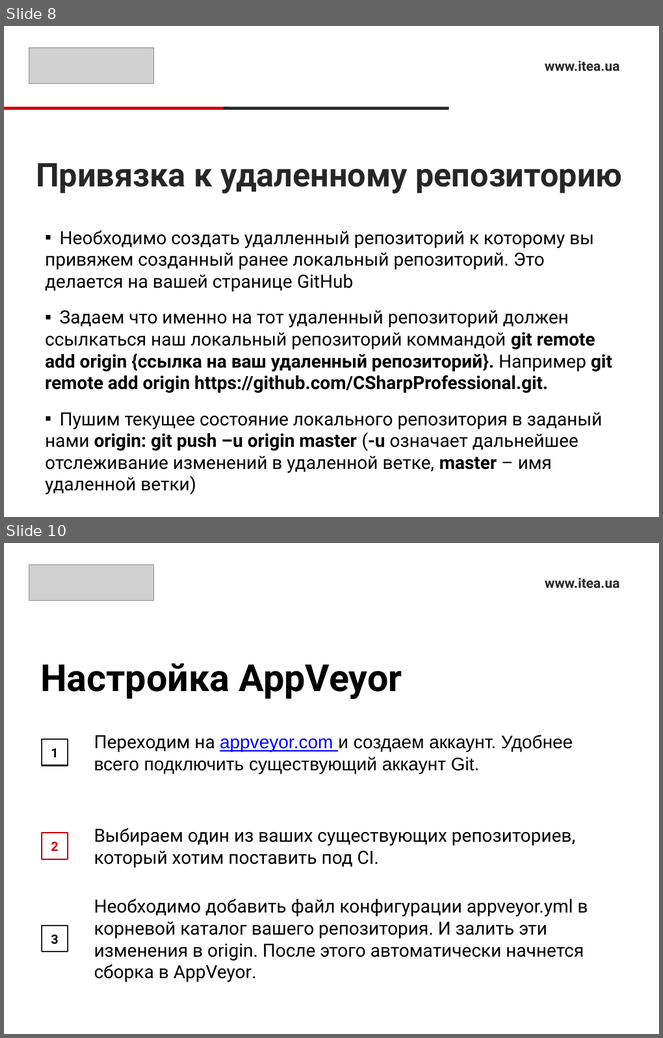
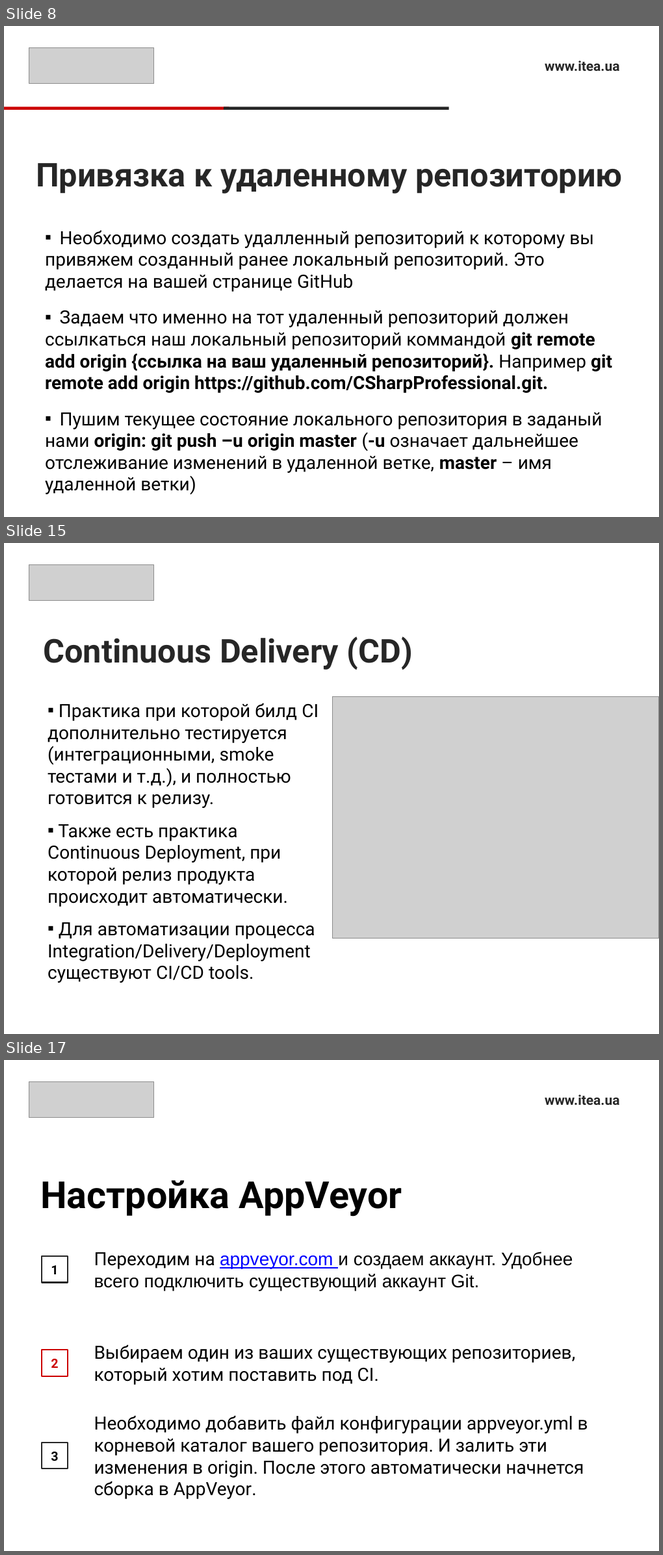
Before and after one commit to sonnov/NetCore, a slide deck: 2.VersionControl/VersionControl.pptx. Shown one above the other, each under a label of ours: slides 8 and 10 before the commit, slides 8, 15 and 17 after it; the slides between them are not shown. The pictures are 663x1038 and 663x1555 pixels, drawn with LibreOffice and Linux fonts; fonts in the diff are those of the drawing; grey boxes stand for pictures. Boxes give left, top, right and bottom in pixels: in the first picture for what was removed or moved away, otherwise in the second. Text is boxed around its words. In the diff, an @@ line names an element or a change of style, - is before the commit and + after.

```diff
--- a/2.VersionControl/VersionControl.pptx
+++ b/2.VersionControl/VersionControl.pptx
@@ slide 15 added at (4,543,659,1034), background #FFFFFF @@
@@ picture added at (29,564,154,601) @@
@@ title added at (43,637,413,670), 36 pt, text #262626, bold @@
+Continuous Delivery (CD)
@@ picture added at (333,697,659,939) @@
@@ text added at (48,703,319,983), 20 pt, text #000000 @@
+▪ Практика при которой билд CI дополнительно тестируется (интеграционными, smoke тестами и т.д.), и полностью готовится к релизу.
+▪ Также есть практика Continuous Deployment, при которой релиз продукта происходит автоматически.
+▪ Для автоматизации процесса Integration/Delivery/Deployment существуют CI/CD tools.
@@ what was slide 10 is now slide 17 @@
```
Also in this commit, not shown: 2 slides changed, 6 other slides added.
